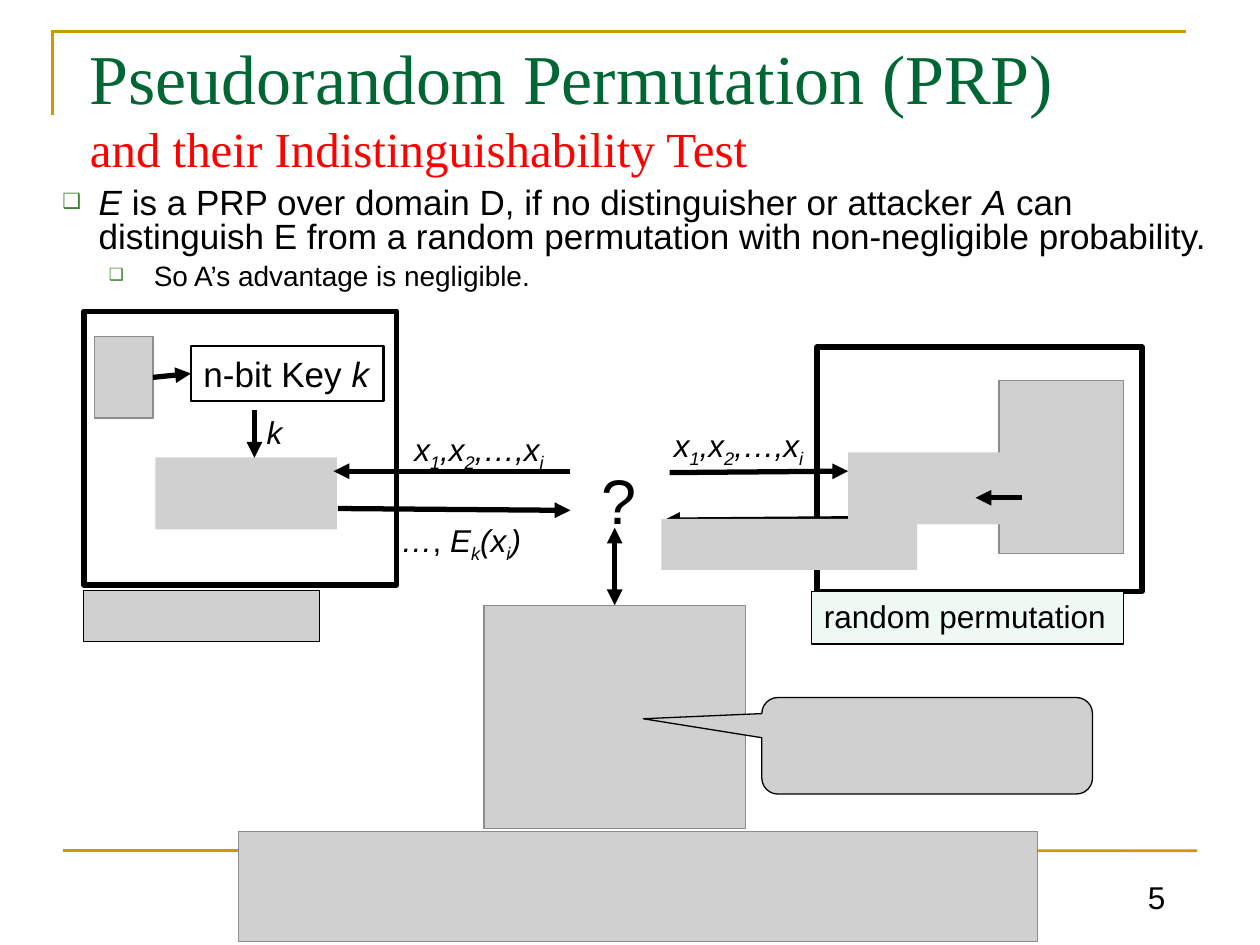
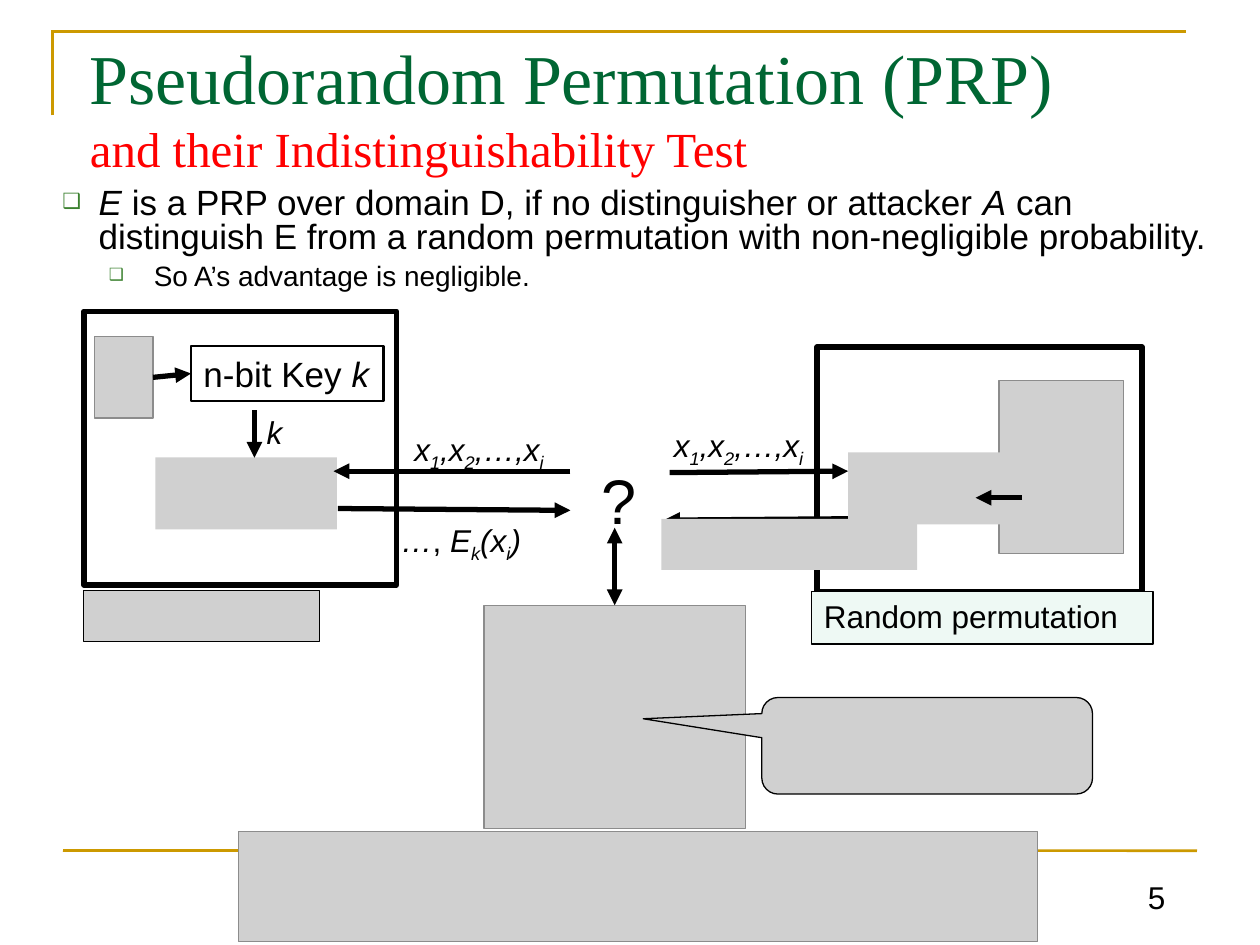
Before and after one commit to GhadaAlmashaqbeh/GhadaAlmashaqbeh.github.io, a slide deck: slide 5 of courses/cse3400-f2026/lecture4.pptx. Drawn at 1260x945 pixels with LibreOffice and Linux fonts; fonts in the diff are those of the drawing; grey boxes stand for pictures. Boxes give left, top, right and bottom in pixels: in the first picture for what was removed or moved away, otherwise in the second. Text is boxed around its words. In the diff, an @@ line names an element or a change of style, - is before the commit and + after.

```diff
--- a/courses/cse3400-f2026/lecture4.pptx
+++ b/courses/cse3400-f2026/lecture4.pptx
@@ rectangle "Random permutation": place and size @@
-rectangle "Random permutation" at <box>811,591,1124,644</box>
+rectangle "Random permutation" at <box>811,591,1153,644</box>
@@ text in rectangle at <box>824,605,1118,634</box>: text changed @@
-random permutation
+Random permutation
```
Also in this commit, not shown: 14 other slides changed, 4 other files.
